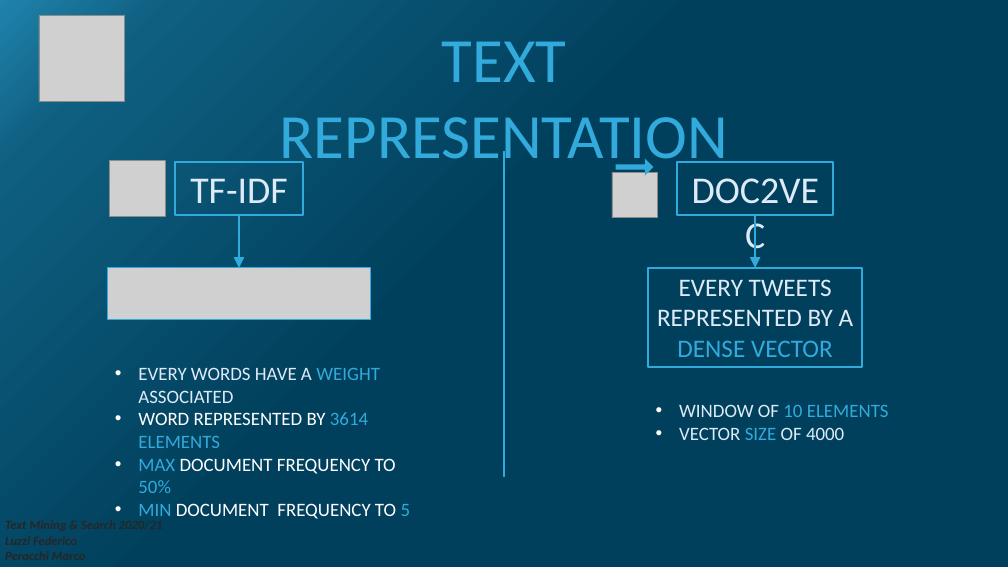
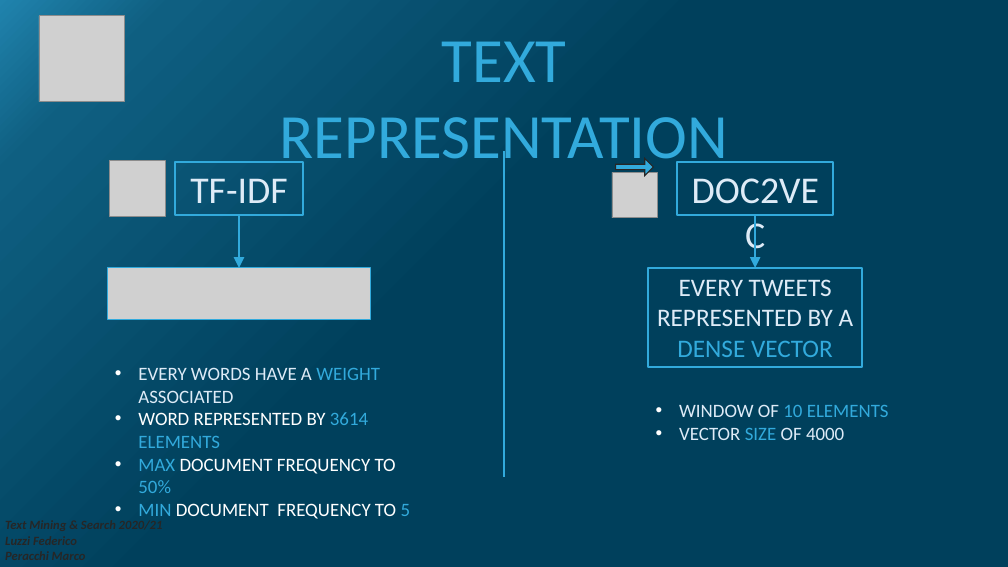
Before and after one commit to MarcoP9/textmining, a slide deck: slide 4 of PresentationTextMining.pptx. Drawn at 1008x567 pixels with LibreOffice and Linux fonts; fonts in the diff are those of the drawing; grey boxes stand for pictures. Boxes give left, top, right and bottom in pixels: in the first picture for what was removed or moved away, otherwise in the second. Text is boxed around its words. In the diff, an @@ line names an element or a change of style, - is before the commit and + after.

```diff
--- a/PresentationTextMining.pptx
+++ b/PresentationTextMining.pptx
@@ right arrow at (616,159,653,176): outline none to #262626 1 pt @@
```
Also in this commit, not shown: 6 other slides changed.
